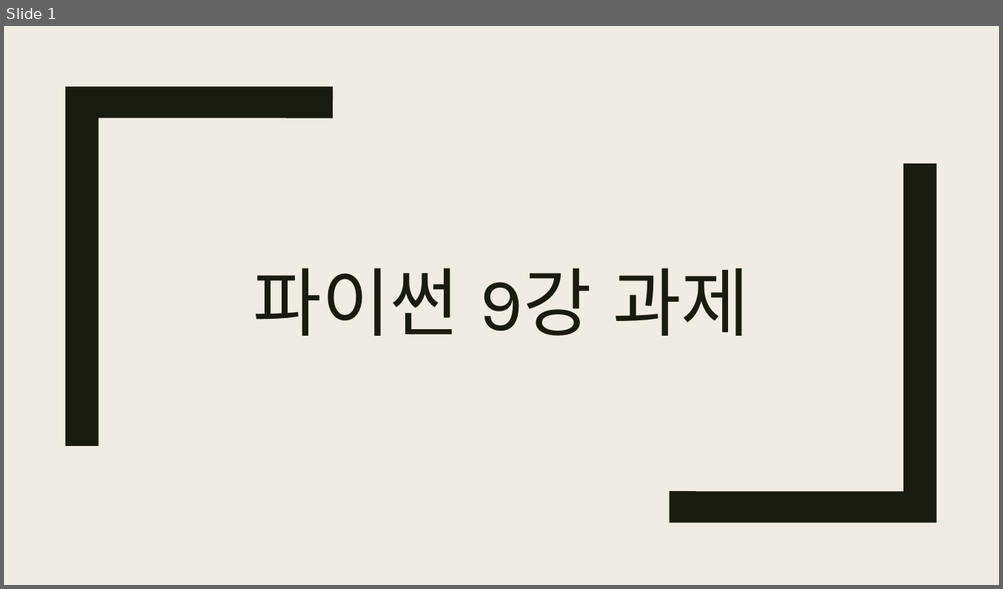
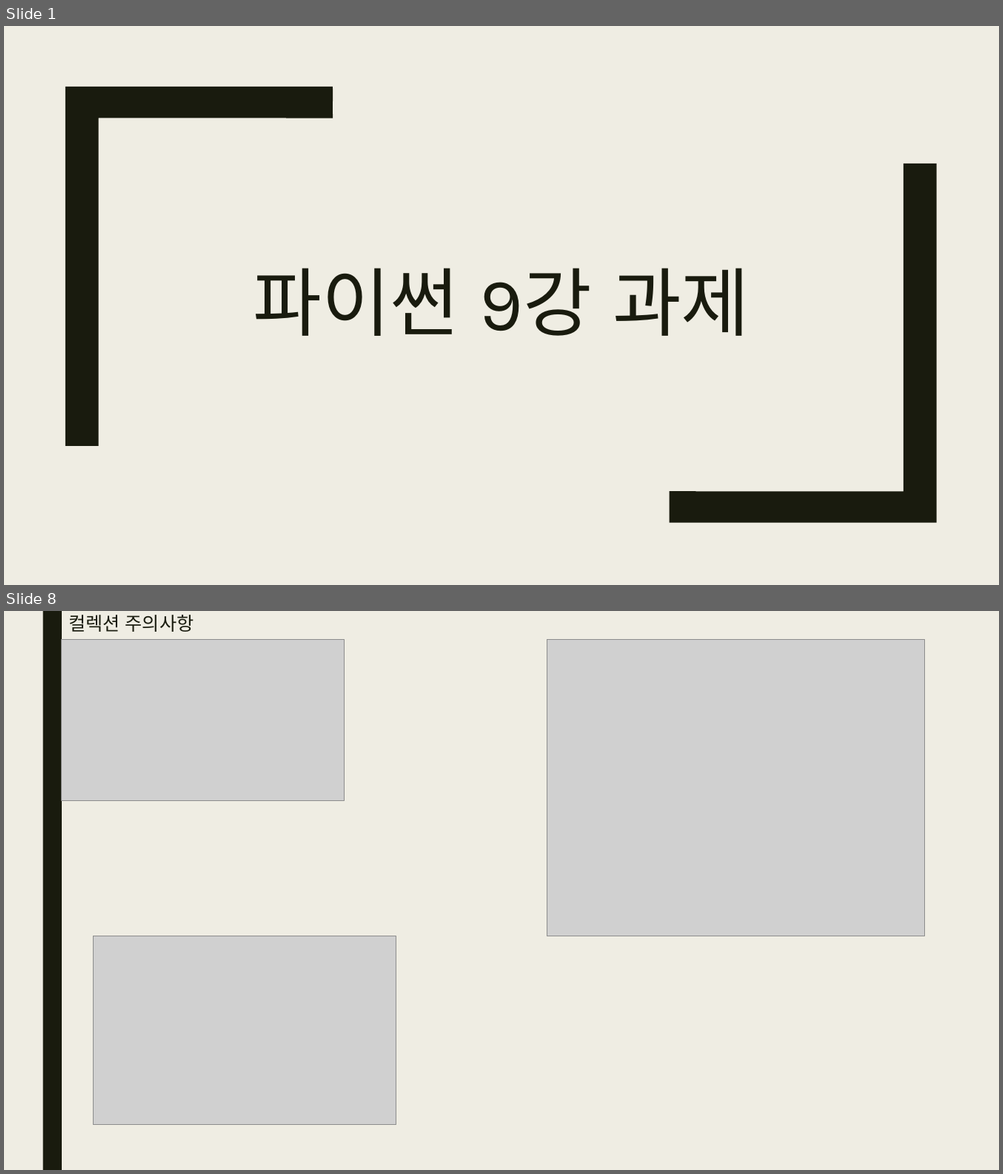
Before and after one commit to bino0130/politec-python, a slide deck: 파이썬 과제/파이썬 9강 과제 남정현.pptx. Shown one above the other, each under a label of ours: slide 1 before the commit, slides 1 and 8 after it; the slides between them are not shown. The pictures are 1003x589 and 1003x1174 pixels, drawn with LibreOffice and Linux fonts; fonts in the diff are those of the drawing; grey boxes stand for pictures. Boxes give left, top, right and bottom in pixels: in the first picture for what was removed or moved away, otherwise in the second. Text is boxed around its words. In the diff, an @@ line names an element or a change of style, - is before the commit and + after.

```diff
--- a/파이썬 과제/파이썬 9강 과제 남정현.pptx
+++ b/파이썬 과제/파이썬 9강 과제 남정현.pptx
@@ slide 8 added at (4,611,999,1170), background #EFEDE3 @@
@@ rectangle added at (42,611,62,1170), fill #191B0E @@
@@ title added at (68,615,194,632), 18 pt, text #191B0E @@
+컬렉션 주의사항
@@ picture added at (61,639,344,801) @@
@@ picture added at (547,639,925,937) @@
@@ picture added at (93,937,395,1125) @@
```
Also in this commit, not shown: 1 slide changed, 6 other slides added.
